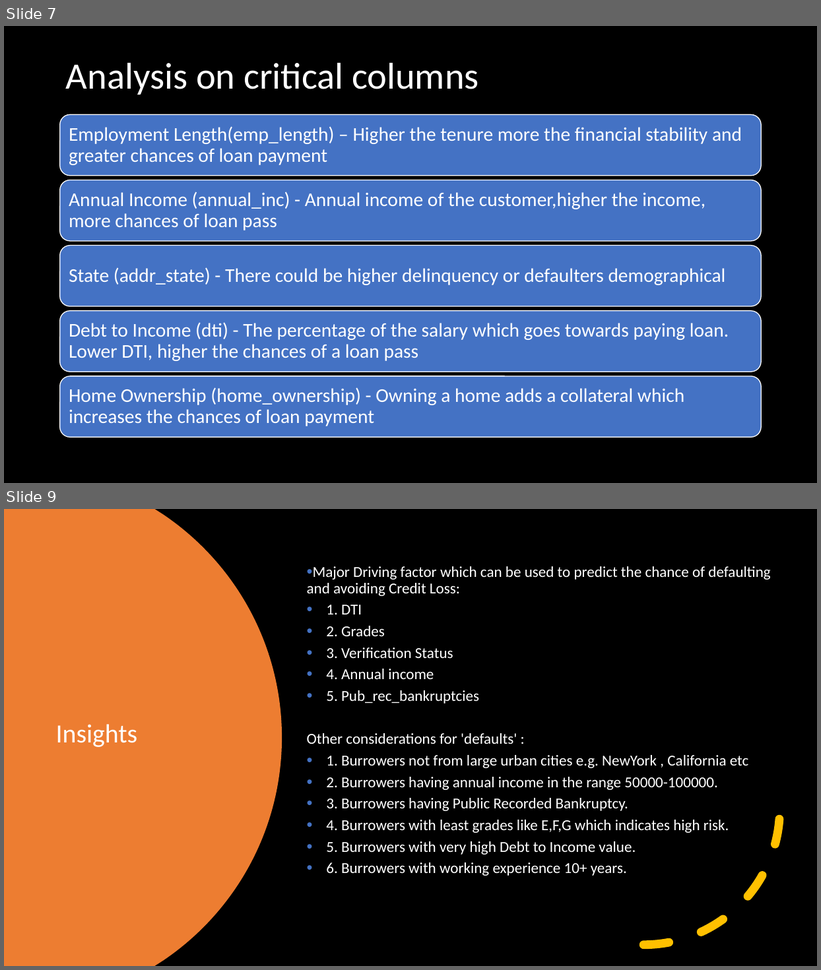
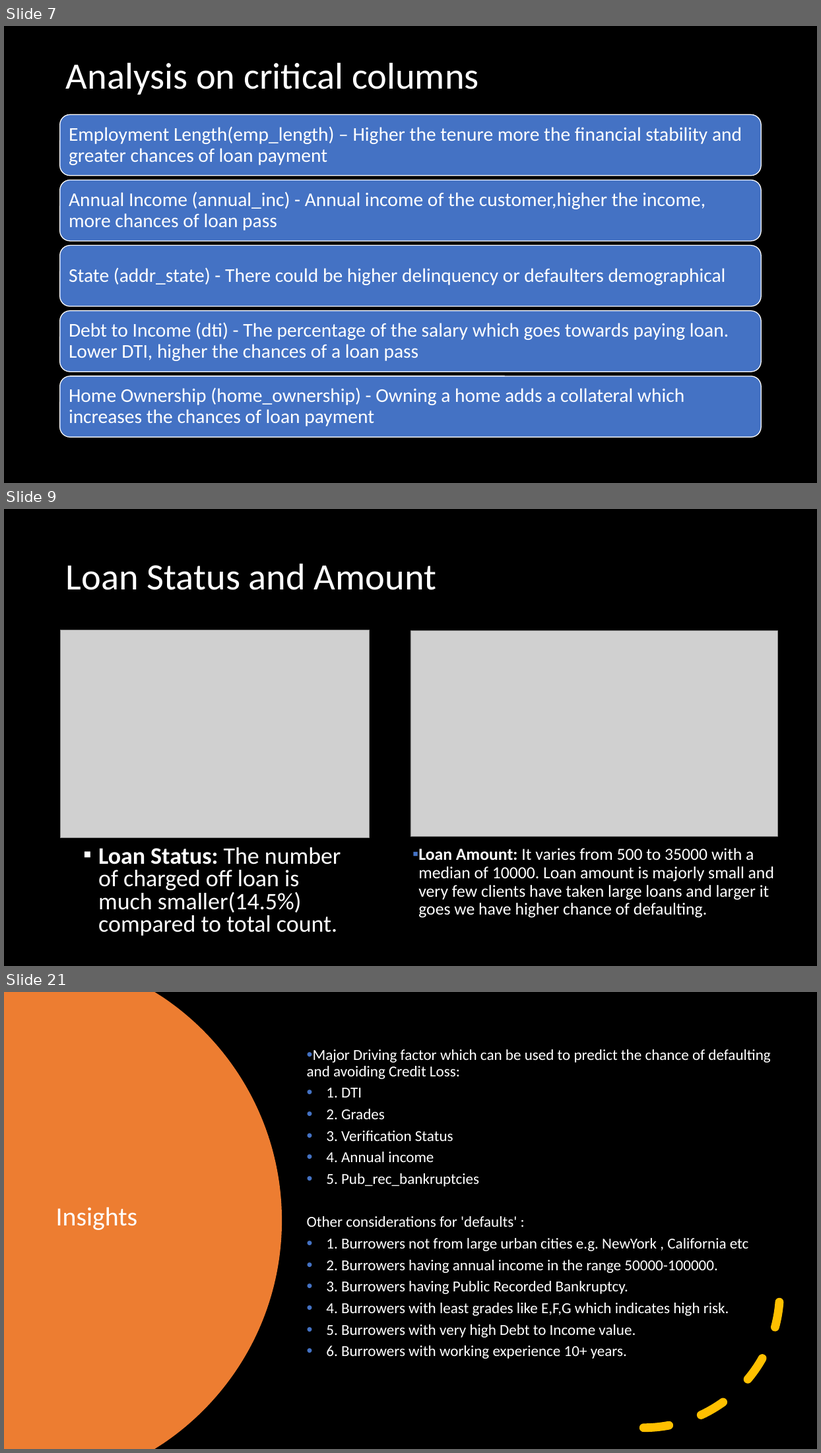
Before and after one commit to bineeshpc/case_study_01, a slide deck: UpGrad Case Study LendingClub.pptx. Shown one above the other, each under a label of ours: slides 7 and 9 before the commit, slides 7, 9 and 21 after it; the slides between them are not shown. The pictures are 821x970 and 821x1453 pixels, drawn with LibreOffice and Linux fonts; fonts in the diff are those of the drawing; grey boxes stand for pictures. Boxes give left, top, right and bottom in pixels: in the first picture for what was removed or moved away, otherwise in the second. Text is boxed around its words. In the diff, an @@ line names an element or a change of style, - is before the commit and + after.

Commit message:
Added Sample Screenshot for reference

```diff
--- a/UpGrad Case Study LendingClub.pptx
+++ b/UpGrad Case Study LendingClub.pptx
@@ slide 9 added at box(4, 509, 817, 966), background #000000 @@
@@ title added at box(66, 563, 436, 590), 44 pt, text #FFFFFF @@
+Loan Status and Amount
@@ picture added at box(60, 630, 370, 838) @@
@@ picture added at box(411, 631, 778, 837) @@
@@ text added at box(98, 848, 341, 936), 28 pt, text #FFFFFF @@
+▪ Loan Status: The number of charged off loan is much smaller(14.5%) compared to total count.
@@ text added at box(418, 848, 774, 918), 20 pt, text #FFFFFF @@
+▪ Loan Amount: It varies from 500 to 35000 with a median of 10000. Loan amount is majorly small and very few clients have taken large loans and larger it goes we have higher chance of defaulting.
@@ what was slide 9 is now slide 21 @@
```
Also in this commit, not shown: 12 other slides added, 1 slide removed.
